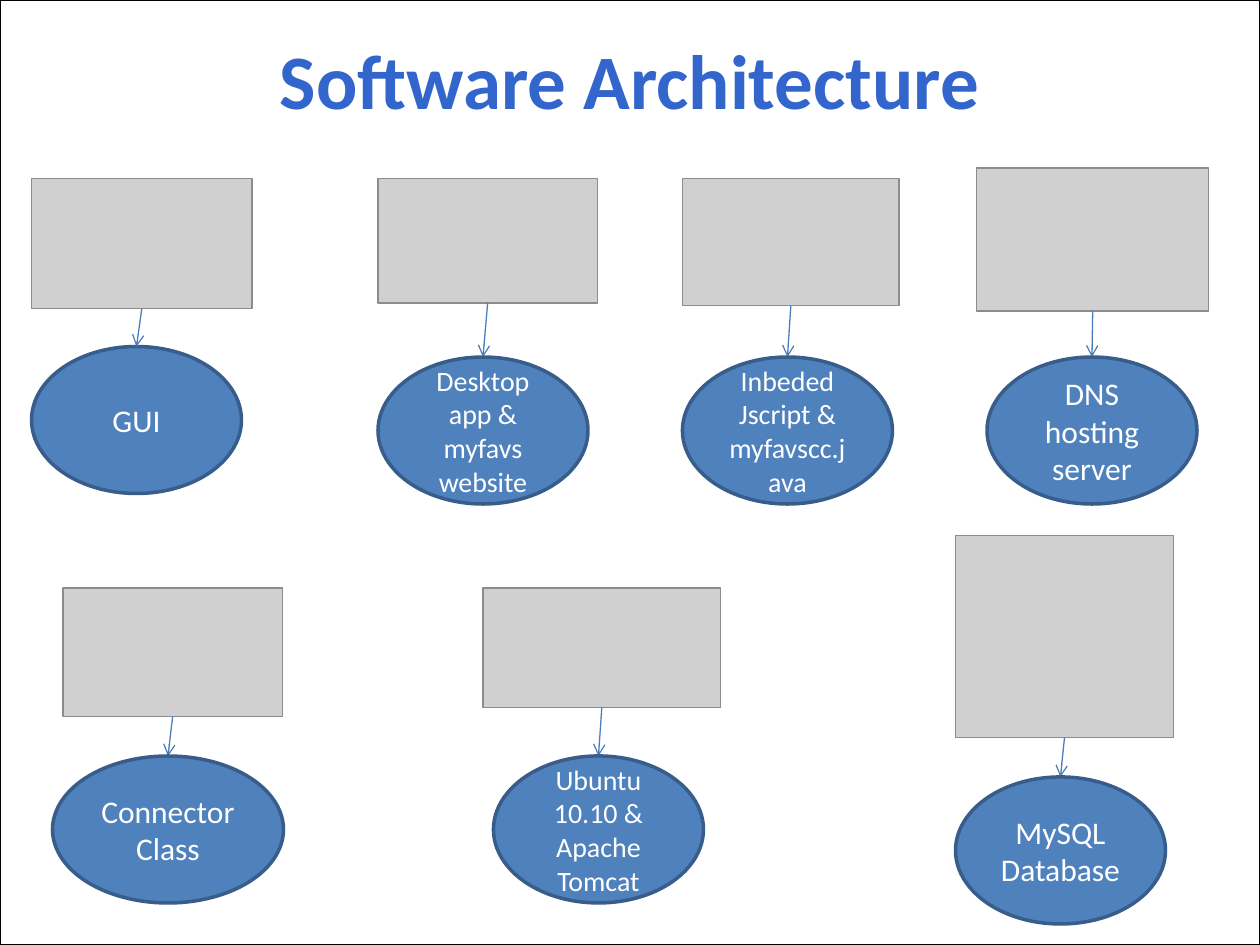
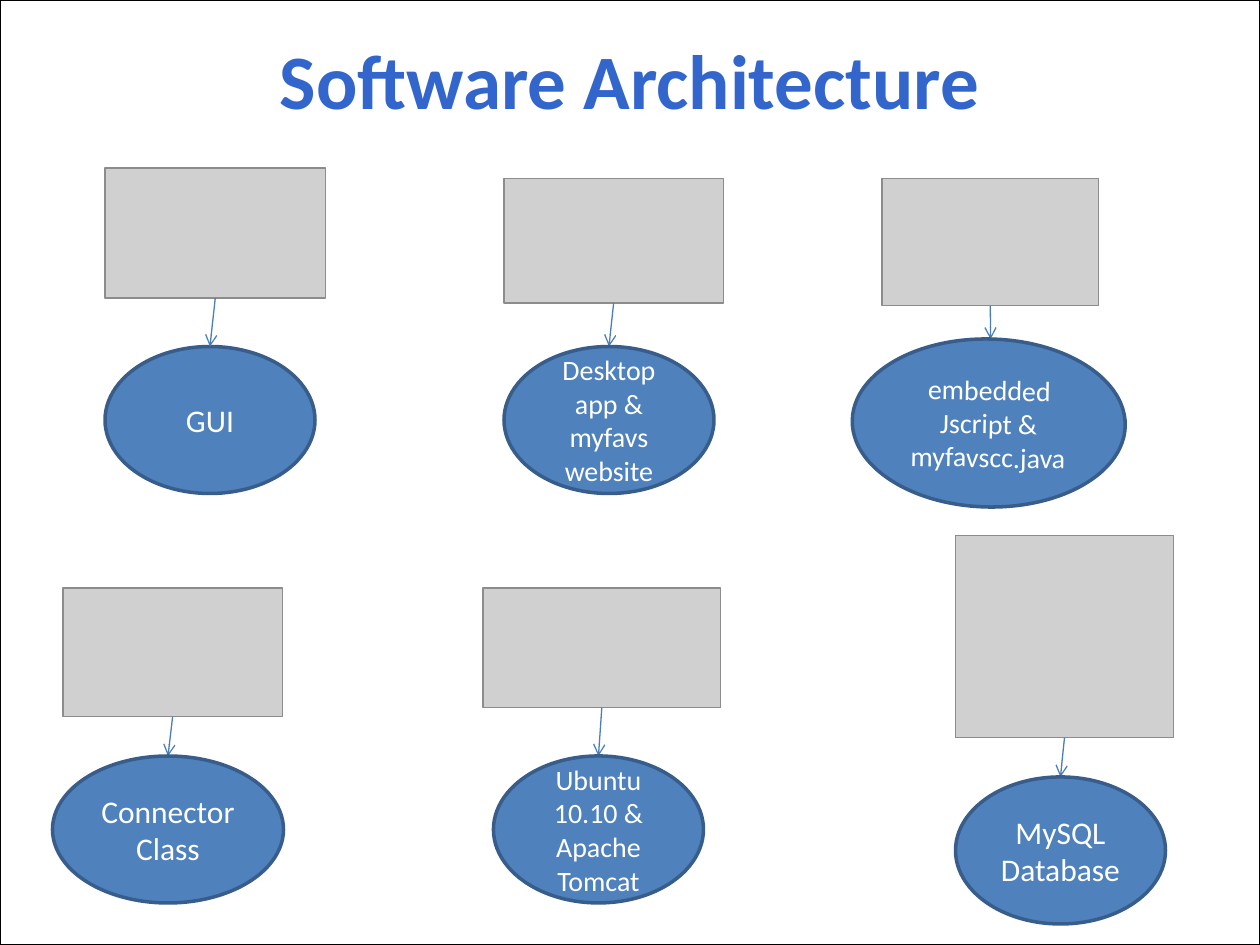
Before and after one commit to aajackson/Creepers, a slide deck: slide 5 of Documentation/MyFavs Presentation.ppt. Drawn at 1260x945 pixels with LibreOffice and Linux fonts; fonts in the diff are those of the drawing; grey boxes stand for pictures; background and template pictures are left out. Boxes give left, top, right and bottom in pixels: in the first picture for what was removed or moved away, otherwise in the second. Text is boxed around its words. In the diff, an @@ line names an element or a change of style, - is before the commit and + after.

```diff
--- a/Documentation/MyFavs Presentation.ppt
+++ b/Documentation/MyFavs Presentation.ppt
@@ picture: place and size @@
-picture at [32, 179, 252, 309]
+picture at [105, 168, 325, 297]
@@ picture: place and size @@
-picture at [378, 179, 597, 304]
+picture at [504, 179, 723, 304]
@@ picture removed at [683, 179, 900, 306] @@
@@ picture: place and size @@
-picture at [976, 168, 1208, 311]
+picture at [882, 179, 1099, 306]
@@ arrow moved from (142, 309) - (136, 346) to (215, 297) - (210, 346) @@
@@ arrow moved from (488, 304) - (483, 357) to (614, 304) - (609, 346) @@
@@ arrow removed from (791, 306) to (788, 357) @@
@@ arrow moved from (1092, 311) - (1092, 357) to (990, 306) - (990, 339) @@
@@ ellipse "GUI": place and size @@
-ellipse "GUI" at [32, 346, 242, 494]
+ellipse "GUI" at [105, 346, 315, 494]
@@ ellipse "Desktop app & myfavs website": place and size @@
-ellipse "Desktop app & myfavs website" at [378, 357, 588, 504]
+ellipse "Desktop app & myfavs website" at [504, 346, 714, 494]
@@ ellipse "embedded Jscript & myfavscc.java" at [850, 336, 1127, 509]: rotation 0 to 1 degrees @@
@@ ellipse removed at [987, 357, 1197, 504] @@
-DNS hosting server
@@ text in ellipse at [910, 380, 1065, 473]: text changed @@
-Inbeded Jscript & myfavscc.java
+embedded Jscript & myfavscc.java
```
Also in this commit, not shown: 5 other slides changed, 1 slide removed.
